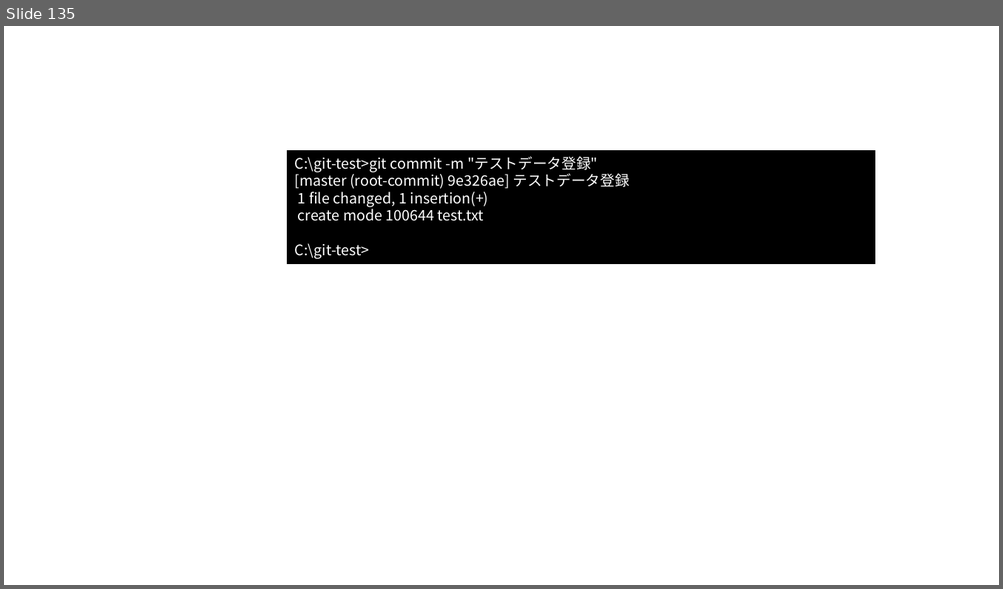
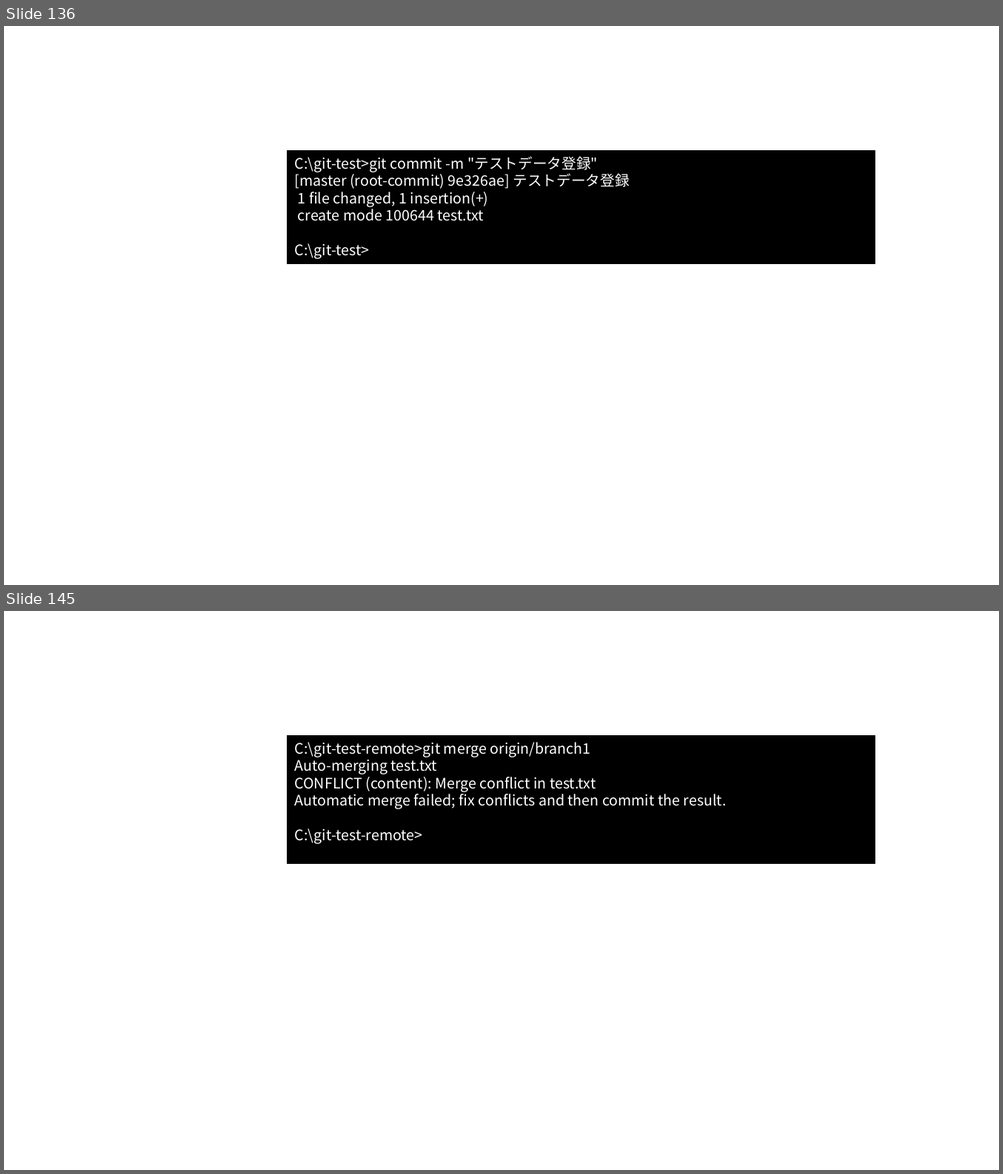
Before and after one commit to nishida2073/ai_navive, a slide deck: 01_テキスト/Git入門_図.pptx. Shown one above the other, each under a label of ours: slide 135 before the commit, slides 136 and 145 after it; the slides between them are not shown. The pictures are 1003x589 and 1003x1174 pixels, drawn with LibreOffice and Linux fonts; fonts in the diff are those of the drawing. Boxes give left, top, right and bottom in pixels: in the first picture for what was removed or moved away, otherwise in the second. Text is boxed around its words. In the diff, an @@ line names an element or a change of style, - is before the commit and + after.

```diff
--- a/01_テキスト/Git入門_図.pptx
+++ b/01_テキスト/Git入門_図.pptx
@@ slide 145 added at [4,611,999,1170], background #FFFFFF @@
@@ rectangle added at [287,735,875,863], fill #000000, outline #000000 1 pt, 14 pt, text #FFFFFF @@
+C:\git-test-remote>git merge origin/branch1
+Auto-merging test.txt
+CONFLICT (content): Merge conflict in test.txt
+Automatic merge failed; fix conflicts and then commit the result.
+C:\git-test-remote>
@@ what was slide 135 is now slide 136 @@
```
Also in this commit, not shown: 5 slides changed, 8 other slides added, 2 slides removed, 1 other file.
